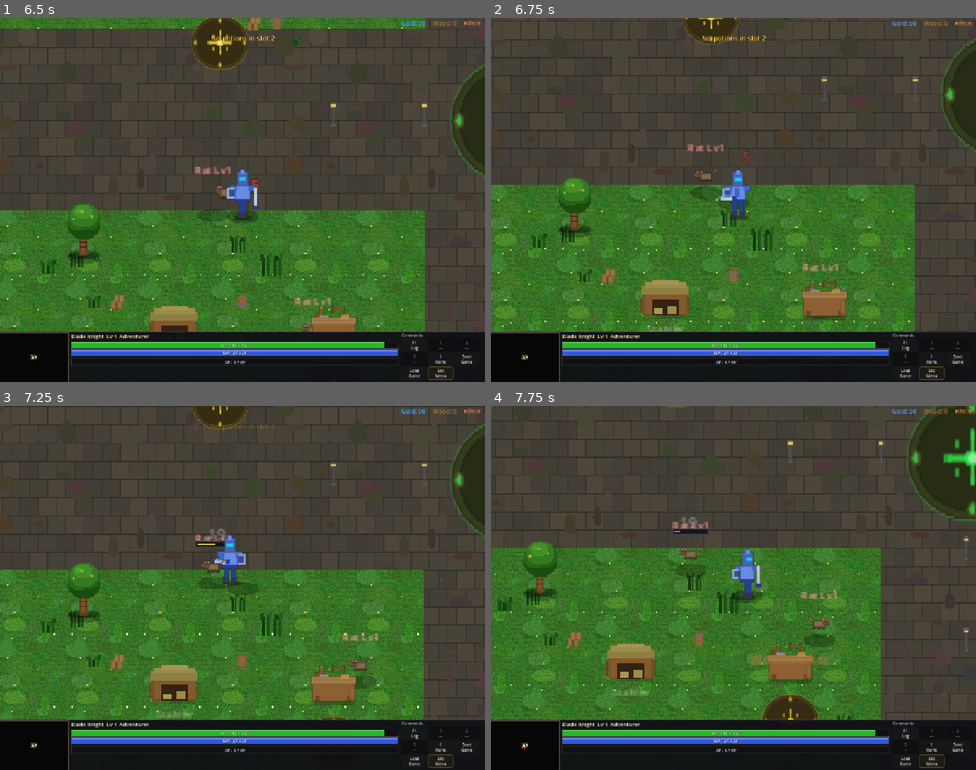
Above: before the commit, frames 1-4 (two rows, left to right).
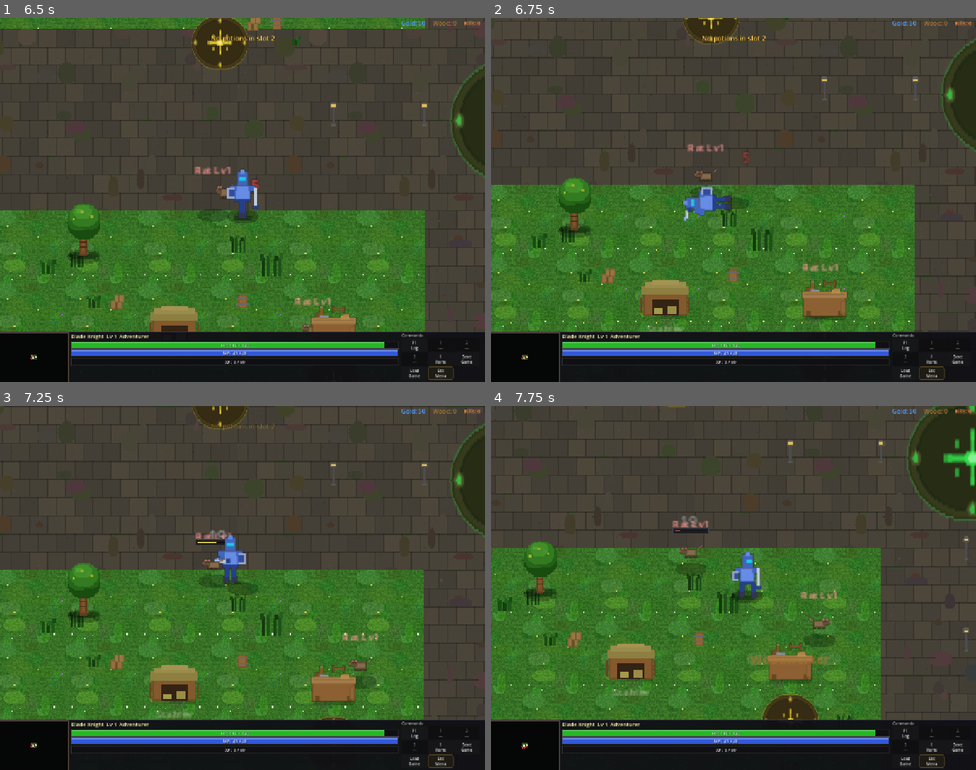
Above: after the commit, the same moments.

Repository: slxny/legends-open-rpg
Game: Godot game, scene res://scenes/main.tscn
Two runs of this game, one before a commit and one after it. Both use one fixed random seed, a clock stepped at 60 frames per second and the inputs below.
Inputs (mouse positions are in pixels of both pictures, inside the frame that each line leads up to):
- Up to frame 1 (6.5 s): click "SELECT" at 0.5 s; tap Enter at 1.25 s; drag from (33, 356) to (242, 178) at 1.27 s; drag from (145, 218) to (266, 232) at 2.02 s; move the mouse to (291, 119) at 2.77 s; hold D (move_right) 2.78-3.5 s; hold Space (attack) 2.78-3.5 s; tap F (interact) at 2.85 s; click (291, 119) at 2.92 s; drag from (218, 272) to (276, 141) at 3.52 s; move the mouse to (388, 254) at 4.27 s; hold A (move_left) 4.28-5 s; hold Space (attack) 4.28-5 s; tap 2 at 4.35 s; click (388, 254) at 4.42 s; drag from (97, 145) to (223, 200) at 5.02 s; move the mouse to (48, 323) at 5.77 s; hold S (move_down) from 5.78 s (still down); hold Space (attack) from 5.78 s (still down); click (48, 323) at 5.92 s
- Up to frame 2 (6.75 s): release S (move_down) at 6.5 s; release Space (attack) at 6.5 s; drag from (704, 214) to (636, 218) at 6.52 s
- Up to frame 3 (7.25 s): no input
- Up to frame 4 (7.75 s): drag from (854, 679) to (733, 588) at 7.27 s

Frame 1 is identical in both runs. In frame 2, 0.9% of the frame differs, in the area x 39-54%, y 41-56%; in frame 3, 0.5%; in frame 4, 0.5%.

Commit message:
Click/tap to aim dash attacks and all specials (v0.65.3)
Any click (desktop) or non-ATK tap (mobile) now records a directional
aim hint toward the tap position, valid for 0.6s. This direction is
used by dash strikes, charge slashes, power strikes, and all other
special attacks before falling back to keyboard input or _facing.

Direction priority chain:
  held WASD/arrows > recent click/tap aim > mobile touch > velocity > facing

Co-Authored-By: Claude Opus 4.6 <noreply@anthropic.com>

Diff:
--- a/scenes/player/player.gd
+++ b/scenes/player/player.gd
@@ -154,6 +154,10 @@
 var _mobile_atk_start_pos: Vector2 = Vector2.ZERO  # Where the ATK touch began (for drag-to-aim)
 var _mobile_charge_aim_dir: Vector2 = Vector2.ZERO  # Drag-aim direction while charging (zero = not aiming)
 const CHARGE_AIM_DRAG_THRESHOLD: float = 30.0  # Minimum drag distance to change aim direction
+# Click/tap aim: any click or non-ATK touch sets attack direction for a short window
+var _tap_aim_dir: Vector2 = Vector2.ZERO  # Direction from player toward last click/tap world position
+var _tap_aim_timer: float = 0.0  # Remaining validity; expires so stale taps don't affect later attacks
+const TAP_AIM_WINDOW: float = 0.6  # Seconds a tap-aim stays valid
 # Two-finger pinch-to-zoom tracking
 var _touch_points: Dictionary = {}      # touch index -> screen position (unhandled only)
 var _pinch_prev_distance: float = 0.0   # Previous distance between two fingers
@@ -370,6 +374,10 @@
 
 	if _attack_cooldown > 0.0:
 		_attack_cooldown -= delta
+	if _tap_aim_timer > 0.0:
+		_tap_aim_timer -= delta
+		if _tap_aim_timer <= 0.0:
+			_tap_aim_dir = Vector2.ZERO
 
 	# Auto-chop: when player reaches a clicked tree, chop it automatically
 	if _target_tree and is_instance_valid(_target_tree) and not _target_tree.get("_is_chopped"):
@@ -666,12 +674,14 @@
 					_mobile_charge_aim_dir = drag_offset.normalized()
 					_set_facing(_mobile_charge_aim_dir)
 
-	# While charging on mobile, any non-ATK finger tap sets aim direction
-	if _is_mobile and _mobile_attack_held and _charge_time >= CHARGE_GRACE:
-		if event is InputEventScreenTouch and event.pressed and event.index != _mobile_atk_touch_index:
-			var tap_world = _screen_to_world(event.position)
-			var aim = (tap_world - global_position)
-			if aim.length() > 5.0:
+	# Non-ATK finger tap: record aim direction (used by attacks and charge aiming)
+	if _is_mobile and event is InputEventScreenTouch and event.pressed and event.index != _mobile_atk_touch_index:
+		var tap_world = _screen_to_world(event.position)
+		var aim = (tap_world - global_position)
+		if aim.length() > 5.0:
+			_tap_aim_dir = aim.normalized()
+			_tap_aim_timer = TAP_AIM_WINDOW
+			if _mobile_attack_held and _charge_time >= CHARGE_GRACE:
 				_mobile_charge_aim_dir = aim.normalized()
 				_set_facing(_mobile_charge_aim_dir)
 				get_viewport().set_input_as_handled()
@@ -754,6 +764,12 @@
 			return
 
 		if event.button_index == MOUSE_BUTTON_LEFT or event.button_index == MOUSE_BUTTON_RIGHT:
+			# Record click direction for attack aiming
+			var _click_world = _get_world_mouse_pos()
+			var _click_aim = (_click_world - global_position)
+			if _click_aim.length() > 5.0:
+				_tap_aim_dir = _click_aim.normalized()
+				_tap_aim_timer = TAP_AIM_WINDOW
 			# Right-click on self = open hero stats panel
 			if event.button_index == MOUSE_BUTTON_RIGHT:
 				var mouse_world = _get_world_mouse_pos()
@@ -839,7 +855,7 @@
 
 	_attack_cooldown = 0.5 / stats.attack_speed
 
-	# Determine attack direction from held movement input, fall back to last facing
+	# Determine attack direction: held keys > recent click/tap aim > mobile touch > velocity > facing
 	var input_raw = Vector2(
 		Input.get_axis("move_left", "move_right"),
 		Input.get_axis("move_up", "move_down")
@@ -847,6 +863,8 @@
 	var attack_dir: Vector2
 	if input_raw.length() > 0.25:
 		attack_dir = input_raw.normalized()
+	elif _tap_aim_dir.length() > 0.1 and _tap_aim_timer > 0.0:
+		attack_dir = _tap_aim_dir
 	elif _is_mobile:
 		# On mobile: derive direction from active screen touches, then velocity, then facing
 		var touch_dir = _get_mobile_touch_dir()
@@ -2164,13 +2182,15 @@
 		sprite.texture = _idle_texture
 
 func _get_aim_direction() -> Vector2:
-	# Prefer held arrow/WASD keys, then mobile charge drag aim, then mobile touch direction, then last facing
+	# Prefer held arrow/WASD keys, then recent click/tap aim, then mobile charge drag, then mobile touch, then last facing
 	var input_raw = Vector2(
 		Input.get_axis("move_left", "move_right"),
 		Input.get_axis("move_up", "move_down")
 	)
 	if input_raw.length() > 0.25:
 		return input_raw.normalized()
+	if _tap_aim_dir.length() > 0.1 and _tap_aim_timer > 0.0:
+		return _tap_aim_dir
 	if _is_mobile:
 		# Charge drag-to-aim: if player dragged on ATK button while charging, use that direction
 		if _mobile_charge_aim_dir.length() > 0.1:
--- a/scenes/ui/changelog_dialog.gd
+++ b/scenes/ui/changelog_dialog.gd
@@ -9,9 +9,20 @@
 var _is_visible: bool = false
 var _is_mobile: bool = false
 
-const GAME_VERSION := "v0.65.2"
+const GAME_VERSION := "v0.65.3"
 
 const CHANGELOG: Array[Dictionary] = [
+	{
+		"version": "v0.65.3",
+		"title": "Click/tap to aim dash attacks and specials",
+		"date": "2026-02-24",
+		"entries": [
+			"Click or tap anywhere to set attack direction for dash strikes, charge attacks, and specials",
+			"Desktop: left/right click sets aim direction (0.6s window) used by next attack",
+			"Mobile: any non-ATK finger tap sets aim direction for the next attack",
+			"Direction priority: held keys > recent click/tap > mobile touch > velocity > facing",
+		]
+	},
 	{
 		"version": "v0.65.2",
 		"title": "Fix charge attack direction getting stuck",
